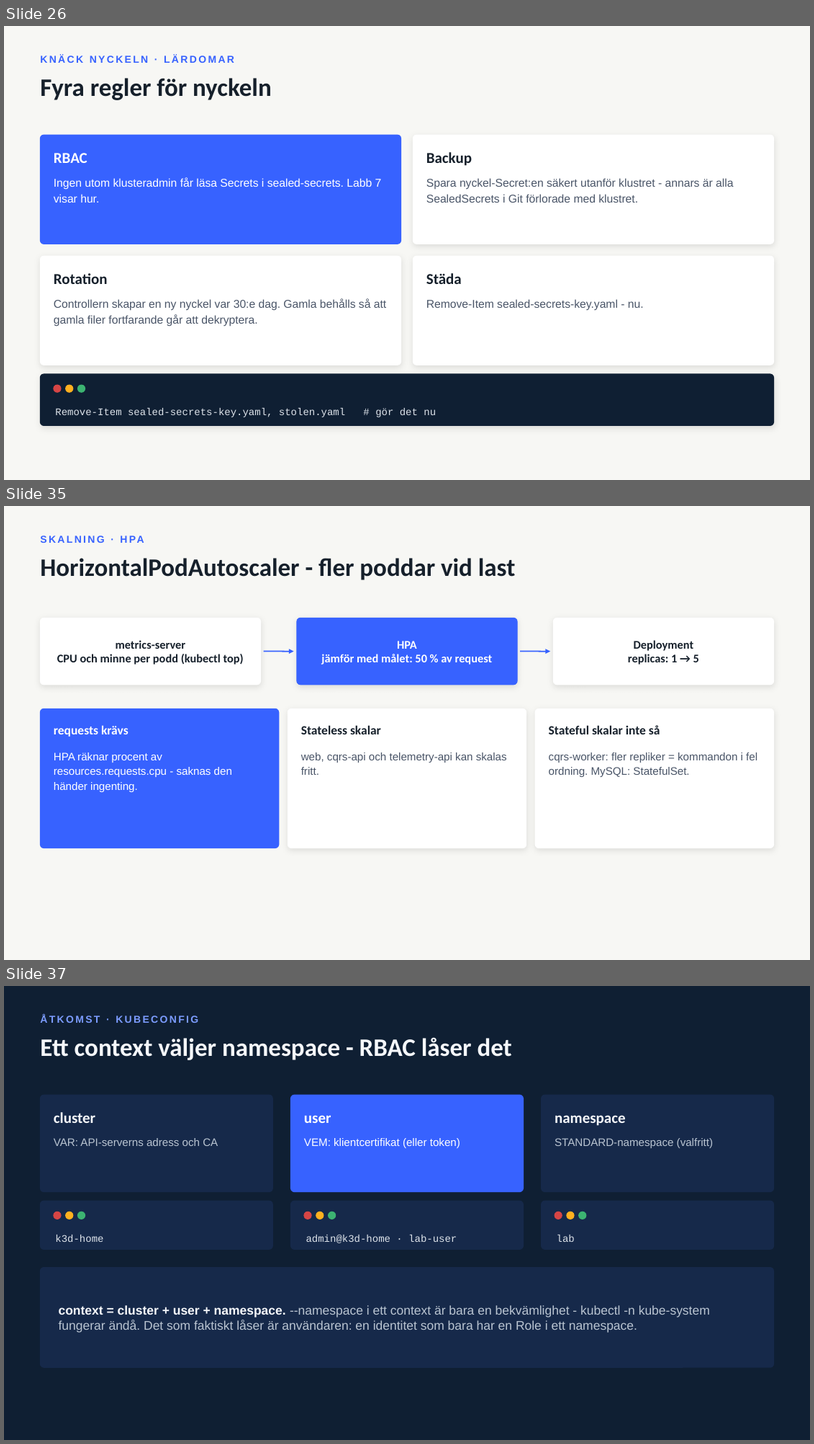
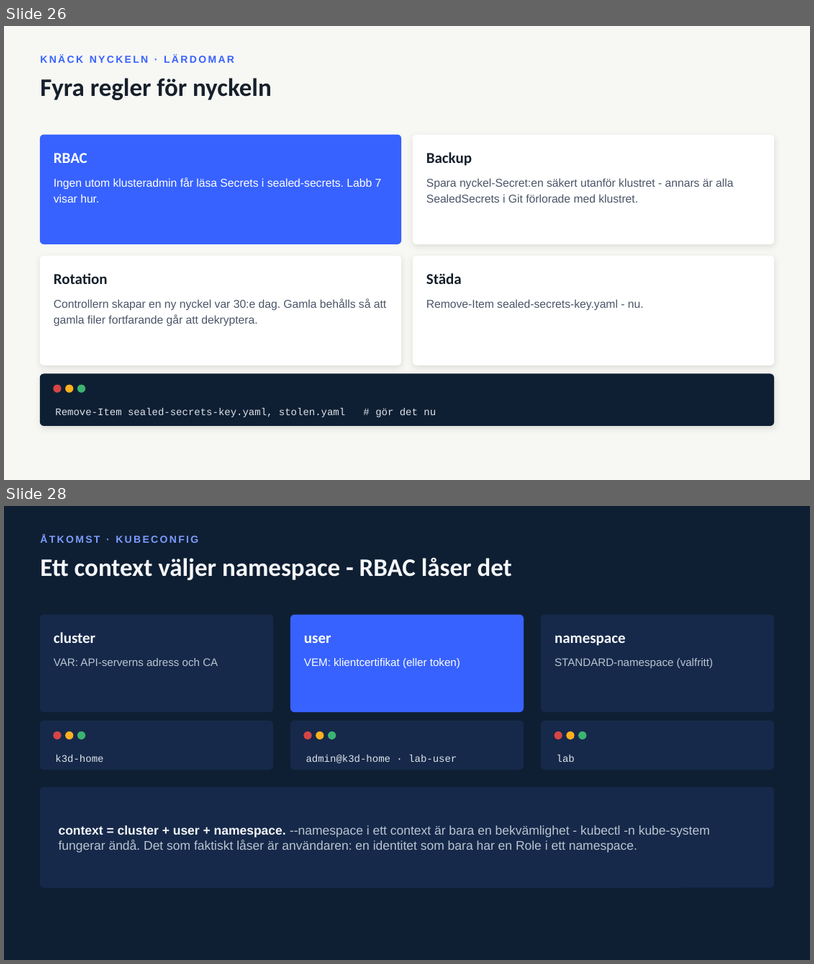
Before and after one commit to LennartAJansson/Kubernetes, a slide deck: Kubernetes - Konfiguration, hemligheter och drift.pptx. Shown one above the other, each under a label of ours: slides 26, 35 and 37 before the commit, slides 26 and 28 after it; the slides between them are not shown. The pictures are 814x1444 and 814x964 pixels, drawn with LibreOffice and Linux fonts; fonts in the diff are those of the drawing. Boxes give left, top, right and bottom in pixels: in the first picture for what was removed or moved away, otherwise in the second. Text is boxed around its words. In the diff, an @@ line names an element or a change of style, - is before the commit and + after.

```diff
--- a/Kubernetes - Konfiguration, hemligheter och drift.pptx
+++ b/Kubernetes - Konfiguration, hemligheter och drift.pptx
@@ slide 35 removed at (4,506,810,960), background #F7F7F4 @@
@@ text removed at (40,558,515,580) @@
-HorizontalPodAutoscaler - fler poddar vid last
@@ rounded rectangle removed at (40,618,260,685) @@
@@ rounded rectangle removed at (297,618,517,685) @@
@@ rounded rectangle removed at (554,618,774,685) @@
@@ text removed at (57,640,244,664) @@
-metrics-server
-CPU och minne per podd (kubectl top)
@@ arrow removed from (263, 651) to (293, 651) @@
@@ text removed at (322,654,493,664) @@
-HPA
-jämför med målet: 50 % av request
@@ text removed at (397,641,417,649) @@
-SKALNING · HPA
@@ arrow removed from (521, 651) to (551, 651) @@
@@ text removed at (628,640,700,664) @@
-Deployment
-replicas: 1 → 5
@@ rounded rectangle removed at (40,708,278,848) @@
@@ rounded rectangle removed at (288,708,526,848) @@
@@ rounded rectangle removed at (536,708,774,848) @@
@@ text removed at (54,725,129,736) @@
-requests krävs
@@ text removed at (301,725,381,734) @@
-Stateless skalar
@@ text removed at (549,725,661,734) @@
-Stateful skalar inte så
@@ text removed at (54,752,232,792) @@
-HPA räknar procent av resources.requests.cpu - saknas den händer ingenting.
@@ text removed at (301,752,507,775) @@
-web, cqrs-api och telemetry-api kan skalas fritt.
@@ text removed at (549,752,758,777) @@
-cqrs-worker: fler repliker = kommandon i fel ordning. MySQL: StatefulSet.
@@ what was slide 37 is now slide 28 @@
```
Also in this commit, not shown: 8 slides changed, 8 other slides removed, 12 other files.
